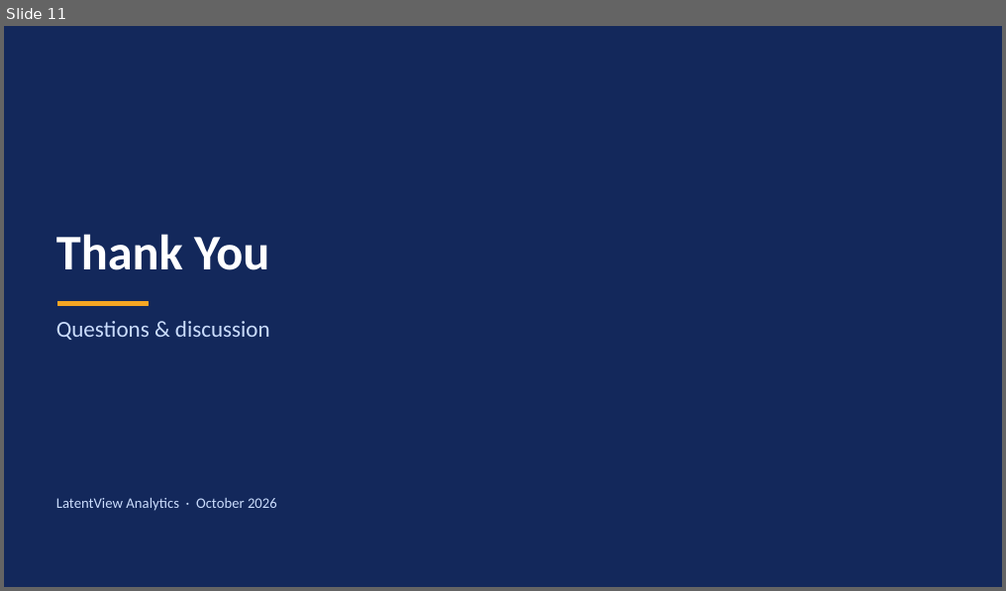
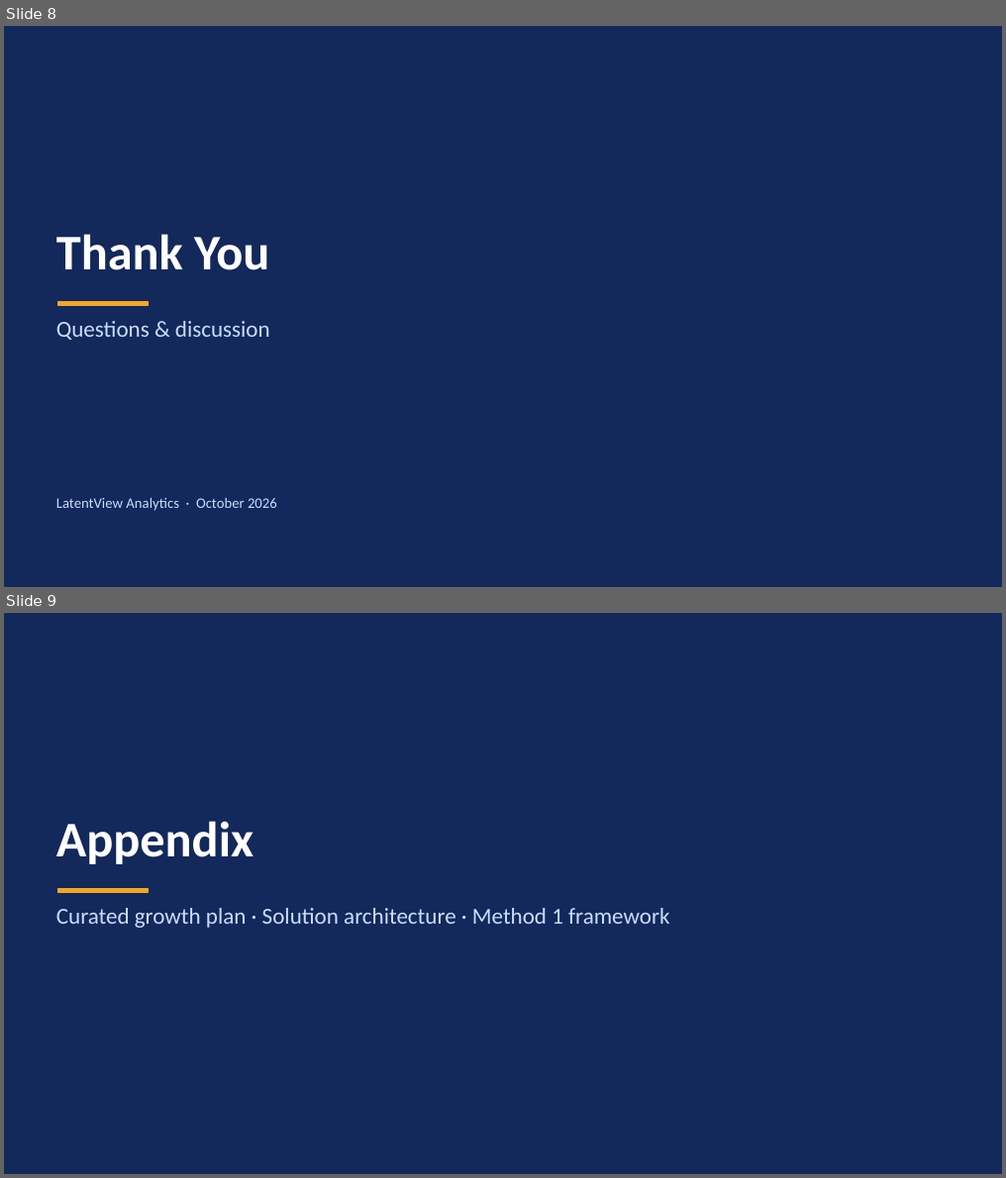
Before and after one commit to sandeeep96/My-Staples-PoC, a slide deck: 2. AL PoC/V2 - Categ from the scratch/outputs/ppt/Staples_Assortment_PoC_Deck_V15.5.pptx. Shown one above the other, each under a label of ours: slide 11 before the commit, slides 8 and 9 after it. The pictures are 1006x591 and 1006x1178 pixels, drawn with LibreOffice and Linux fonts; fonts in the diff are those of the drawing. Boxes give left, top, right and bottom in pixels: in the first picture for what was removed or moved away, otherwise in the second. Text is boxed around its words. In the diff, an @@ line names an element or a change of style, - is before the commit and + after.

Commit message:
appendix addition

```diff
--- a/2. AL PoC/V2 - Categ from the scratch/outputs/ppt/Staples_Assortment_PoC_Deck_V15.5.pptx
+++ b/2. AL PoC/V2 - Categ from the scratch/outputs/ppt/Staples_Assortment_PoC_Deck_V15.5.pptx
@@ slide 9 added at bbox=[4, 613, 1002, 1174], background #13285B @@
@@ text added at bbox=[56, 821, 253, 864], 48 pt, text #FFFFFF, bold @@
+Appendix
@@ text added at bbox=[56, 908, 669, 928], 22 pt, text #CADCFC @@
+Curated growth plan · Solution architecture · Method 1 framework
@@ rectangle added at bbox=[57, 888, 148, 893], fill #F5A623, outline #F5A623 1 pt @@
@@ what was slide 11 is now slide 8 @@
```
Also in this commit, not shown: 3 slides changed, 2 other files.
